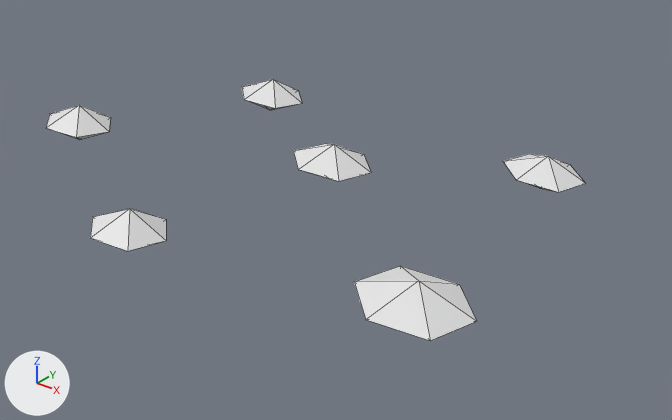
A saved change to the OBJ model assets/meshes/RafflesiaBeast/RafflesiaBeast_Wart_Petal5.obj.
Camera for both pictures: a 50 mm camera at (8.53, -10.12, 5.71) aimed at (0.43, 0.0, -0.57). The lights are fixed; the arrows at lower left show +X, +Y and +Z. The older version comes first. Mesh edges are drawn as thin lines. Where no turn or scale is listed for an object, it has been applied to the vertices. Vertices at exactly the same position are counted once.

In view in the first picture: 'RafflesiaBeast_Wart_Petal5'.
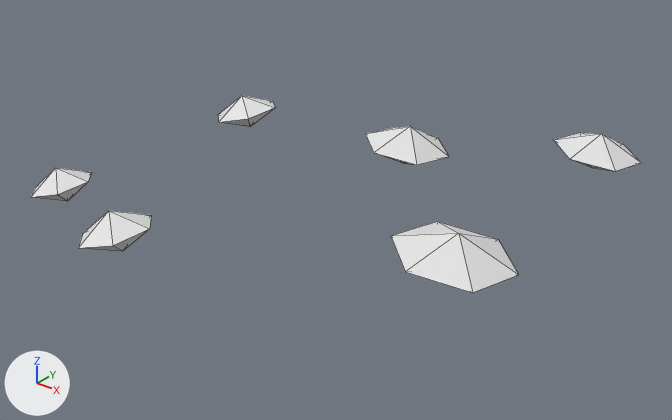
Where the change shows, as pixel boxes [x1, y1, x2, y2] in the pictures (672 x 420 px; the box of a moved part takes in the faces that stretch with it):
```json
{"object": "RafflesiaBeast_Wart_Petal5", "change": "reshaped", "before": [46, 79, 586, 341], "after": [31, 96, 641, 293], "on screen": "13% wider, 25% shorter"}
{"part": 1, "of": "me_rafflesiabeast_wart_petal5", "change": "moved or reshaped", "before": [503, 154, 586, 192], "after": [554, 133, 641, 171]}
{"part": 2, "of": "me_rafflesiabeast_wart_petal5", "change": "moved or reshaped", "before": [354, 266, 477, 341], "after": [391, 222, 519, 293]}
{"part": 3, "of": "me_rafflesiabeast_wart_petal5", "change": "moved or reshaped", "before": [293, 143, 371, 181], "after": [366, 126, 449, 165]}
{"part": 4, "of": "me_rafflesiabeast_wart_petal5", "change": "rebuilt", "before": [90, 208, 166, 251], "after": [78, 211, 151, 251], "on screen": "7% shorter"}
{"part": 5, "of": "me_rafflesiabeast_wart_petal5", "change": "deleted", "before": [46, 105, 111, 140]}
{"part": 6, "of": "me_rafflesiabeast_wart_petal5", "change": "moved or reshaped", "before": [242, 79, 302, 110], "after": [218, 96, 275, 127]}
{"part": 7, "of": "me_rafflesiabeast_wart_petal5", "change": "added", "after": [31, 168, 92, 201]}
```

Edits to the scene script, one JSON object a line:
```json
{"block": "me_rafflesiabeast_wart_petal5", "where": "# used by ob_rafflesiabeast_wart_petal5; location = (0.0, 0.0, 0.0)"}
{"op": "remove", "block": "me_rafflesiabeast_wart_petal5", "code": "me_rafflesiabeast_wart_petal5.from_pydata(...)  # 48 vertices, 72 faces; spans x -3.87..3.87, y -3.88..3.88, z -0.8..0.8"}
{"op": "add", "block": "me_rafflesiabeast_wart_petal5", "code": "me_rafflesiabeast_wart_petal5.from_pydata(...)  # 48 vertices, 72 faces; spans x -4.24..4.24, y -3.86..3.86, z -0.89..0.89"}
{"block": "me_rafflesiabeast_wart_petal5", "change": "me_rafflesiabeast_wart_petal5 part 1: the loose piece of 8 vertices spanning x 1.65..2.97, y 2.51..3.88, z -0.8..-0.21 is moved by (0.87, -0.02, 0.61)"}
{"block": "me_rafflesiabeast_wart_petal5", "change": "me_rafflesiabeast_wart_petal5 part 2: the loose piece of 8 vertices spanning x 2.36..3.87, y -2.58..-1.02, z -0.62..-0.03 is moved by (0.37, 0.24, 0.67)"}
{"block": "me_rafflesiabeast_wart_petal5", "change": "me_rafflesiabeast_wart_petal5 part 3: the loose piece of 8 vertices spanning x -0.42..0.81, y -0.44..0.83, z -0.18..0.41 is moved by (1.18, 0.29, 0.48)"}
{"block": "me_rafflesiabeast_wart_petal5", "change": "me_rafflesiabeast_wart_petal5 part 4: the loose piece of 8 vertices spanning x -0.86..0.17, y -3.88..-2.81, z -0.11..0.49 is rebuilt with 8 vertices and now spans x -1.17..-0.15, y -3.86..-2.79, z -0.24..0.34"}
{"block": "me_rafflesiabeast_wart_petal5", "change": "me_rafflesiabeast_wart_petal5 part 5: the loose piece of 8 vertices spanning x -3.87..-2.83, y -2.33..-1.26, z 0.21..0.8 is deleted"}
{"block": "me_rafflesiabeast_wart_petal5", "change": "me_rafflesiabeast_wart_petal5 part 6"}
{"block": "me_rafflesiabeast_wart_petal5", "change": "8 vertices are removed from x -2.95..-1.82, y 1.08..2.26, z -0.05..0.55"}
{"block": "me_rafflesiabeast_wart_petal5", "change": "12 faces are deleted"}
{"block": "me_rafflesiabeast_wart_petal5", "change": "8 vertices are added at x -3.37..-2.27, y 0.85..2.02, z -0.38..0.2"}
{"block": "me_rafflesiabeast_wart_petal5", "change": "12 new faces join them"}
{"block": "me_rafflesiabeast_wart_petal5", "change": "me_rafflesiabeast_wart_petal5 part 7"}
{"block": "me_rafflesiabeast_wart_petal5", "change": "8 vertices are added at x -4.24..-3.23, y -2.55..-1.48, z -0.89..-0.31"}
{"block": "me_rafflesiabeast_wart_petal5", "change": "12 new faces join them"}
```
